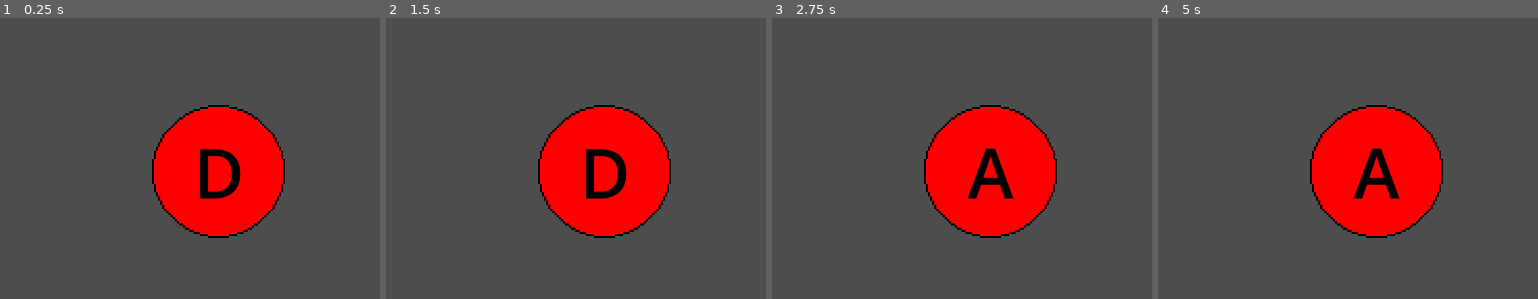
Above: before the commit, frames 1-4 (left to right).
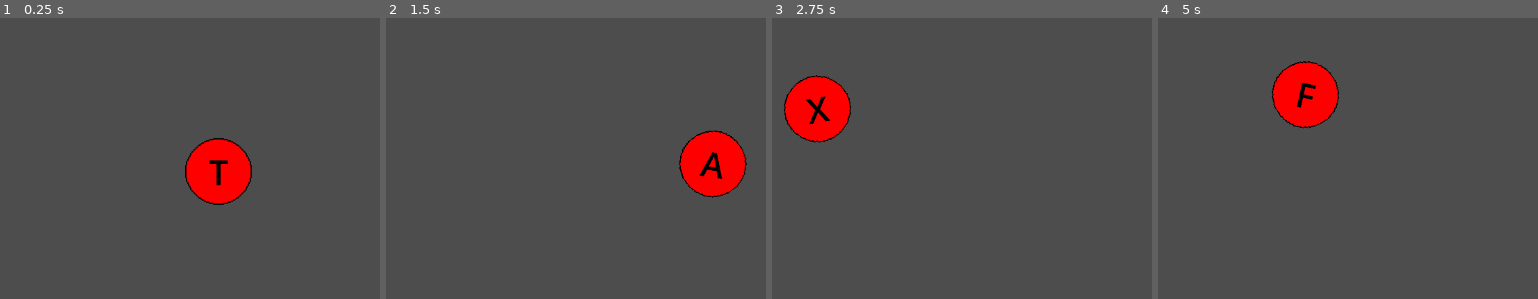
Above: after the commit, the same moments.

Repository: k3mystra/needy-college-student
Game: Godot game, scene res://test_game_scene.tscn
The game is run twice, just before and just after one commit, with the same random seed, the same clock (stepped at 60 frames per second) and the same inputs. Before the commit the project starts from res://button_mash_game.tscn.
Inputs:
- Up to frame 1 (0.25 s): no input
- Up to frame 2 (1.5 s): tap Enter at 0.5 s
- Up to frame 3 (2.75 s): no input
- Up to frame 4 (5 s): no input

The runs differ from the first frame. In frame 1, 11% of the frame differs, in the area x 40-75%, y 30-79%; in frame 2, 16%; in frame 3, 16%, in the area x 3-75%, y 20-79%; in frame 4, 16%.

Commit message:
more code animation for this guy

Diff:
--- a/button_mash_game.gd
+++ b/button_mash_game.gd
@@ -2,12 +2,16 @@
 
 @export var cooldown: float
 @export var timer: float
+@export var x_range : float
+@export var y_range : float
 @onready var circle = $WordHolder
 @onready var OuterCircle = $WordHolder/WordHolderCircle
 @onready var word = $WordHolder/Word
 var letter = ["w", "a", "s", "d", "q", "e", "r", "f", "z", "x"]
 var letter_amount : int
 var allow_count = true
+var prevpos : Vector2
+var anim_timer = 0.8
 
 func _ready() -> void:
 	letter_amount = letter.size()
@@ -17,14 +21,24 @@
 func _process(delta: float) -> void:
 	if allow_count:
 		cooldown -= 1 * delta
-		if cooldown < 1:
+		if cooldown < 0:
 			_start()
-
+	anim_timer -= 1 * delta
+	if anim_timer < 0:
+		_animation()
+		anim_timer = 0.1
 
 func _start():
 	allow_count = false
+	circle.global_position = Vector2(randf_range(-x_range, x_range), randf_range(-y_range, y_range))
+	prevpos = circle.global_position
 	var selected_word = letter[randi_range(0, letter_amount - 1)]
 	print ("selected_word is ", selected_word)
 	word.text = selected_word.to_upper()
 	allow_count = true
-	cooldown = 2
+	cooldown = 1
+
+func _animation():
+	circle.global_position.x = prevpos.x + randf_range(-6, 6)
+	circle.global_position.y = prevpos.y + randf_range(-6, 6)
+	circle.rotation_degrees = 0 + randf_range(-15, 15)
--- a/button_mash_game.tscn
+++ b/button_mash_game.tscn
@@ -9,10 +9,11 @@
 [node name="ButtonMashGame" type="Node2D" unique_id=1187036442]
 script = ExtResource("1_yoxds")
 cooldown = 1.0
-
-[node name="Camera2D" type="Camera2D" parent="." unique_id=1709048721]
+x_range = 275.0
+y_range = 180.0
 
 [node name="WordHolder" type="Sprite2D" parent="." unique_id=200945918]
+scale = Vector2(0.5, 0.5)
 texture = ExtResource("2_wboi5")
 
 [node name="WordHolderCircle" type="Sprite2D" parent="WordHolder" unique_id=911656915]
--- a/project.godot
+++ b/project.godot
@@ -11,7 +11,7 @@
 [application]
 
 config/name="Kind"
-run/main_scene="uid://dgtk7ho5e4h88"
+run/main_scene="uid://bi5npciyw0d8c"
 config/features=PackedStringArray("4.6", "GL Compatibility")
 config/icon="res://icon.svg"
 
--- /dev/null
+++ b/test_game_scene.tscn
@@ -0,0 +1,9 @@
+[gd_scene format=3 uid="uid://bi5npciyw0d8c"]
+
+[ext_resource type="PackedScene" uid="uid://dgtk7ho5e4h88" path="res://button_mash_game.tscn" id="1_d5tae"]
+
+[node name="test_game_scene" type="Node2D" unique_id=606650402]
+
+[node name="Camera2D" type="Camera2D" parent="." unique_id=1377905945]
+
+[node name="ButtonMashGame" parent="." unique_id=1187036442 instance=ExtResource("1_d5tae")]
